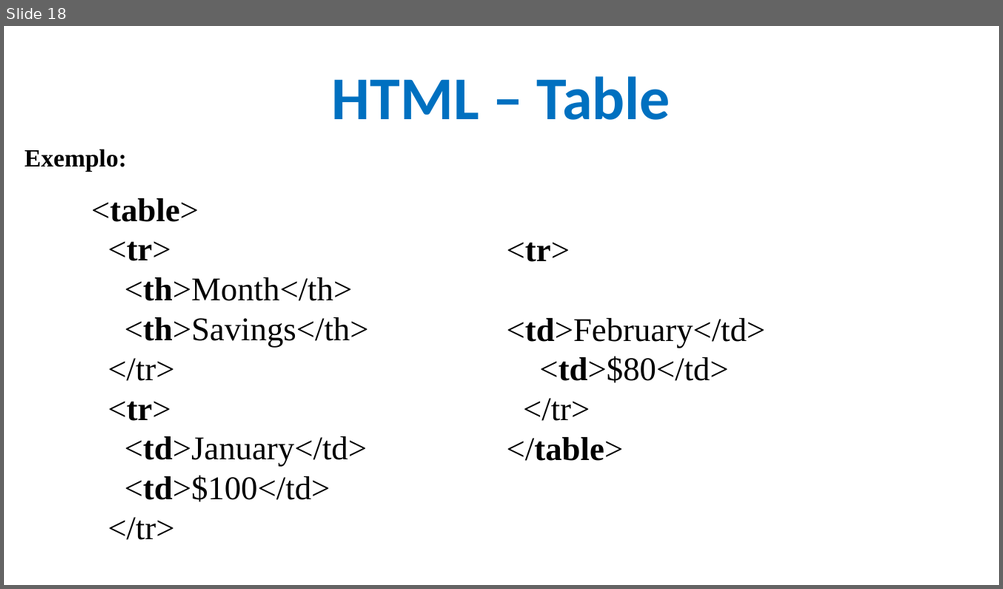
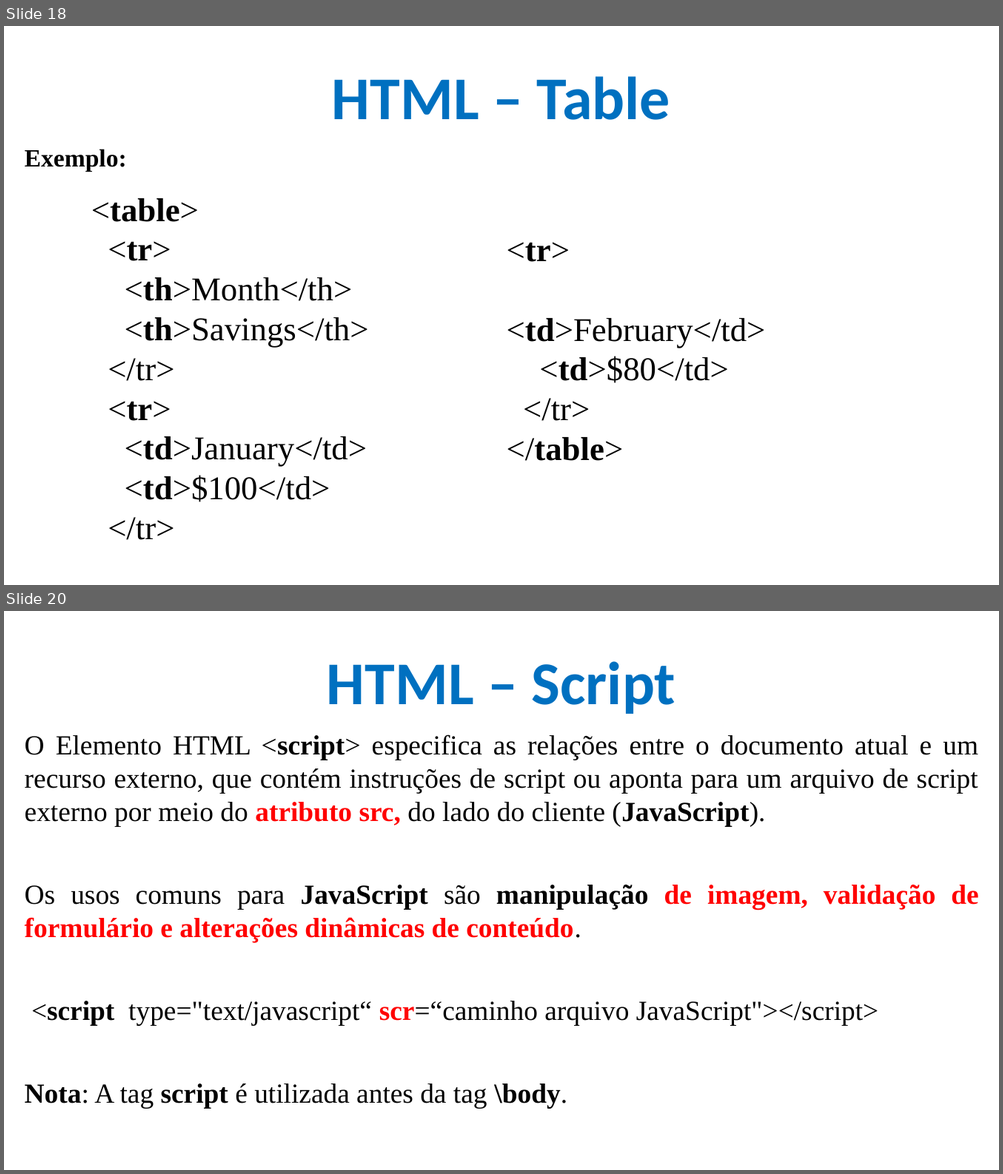
Before and after one commit to CloudEducationBrazil/WydenDesenvolvimentoWebPHP, a slide deck: 01 Classes/Aula 04 Desenvolvimento Web - HTML.pptx. Shown one above the other, each under a label of ours: slide 18 before the commit, slides 18 and 20 after it; the slides between them are not shown. The pictures are 1003x589 and 1003x1174 pixels, drawn with LibreOffice and Linux fonts; fonts in the diff are those of the drawing; background and template pictures are left out. Boxes give left, top, right and bottom in pixels: in the first picture for what was removed or moved away, otherwise in the second. Text is boxed around its words. In the diff, an @@ line names an element or a change of style, - is before the commit and + after.

Commit message:
Atuazliação Aula HTML

```diff
--- a/01 Classes/Aula 04 Desenvolvimento Web - HTML.pptx
+++ b/01 Classes/Aula 04 Desenvolvimento Web - HTML.pptx
@@ slide 20 added at bbox=[4, 611, 999, 1170], background picture (left out) @@
@@ title added at bbox=[327, 661, 676, 714], 44 pt, text #0070C0, bold @@
+HTML – Script
@@ text added at bbox=[25, 735, 978, 1108], 20 pt, text #000000 @@
+O Elemento HTML <script> especifica as relações entre o documento atual e um recurso externo, que contém instruções de script ou aponta para um arquivo de script externo por meio do atributo src, do lado do cliente (JavaScript).
+Os usos comuns para JavaScript são manipulação de imagem, validação de formulário e alterações dinâmicas de conteúdo.
+<script type="text/javascript“ scr=“caminho arquivo JavaScript"></script>
+Nota: A tag script é utilizada antes da tag \body.
```
Also in this commit, not shown: 11 slides changed, 21 other slides added.
